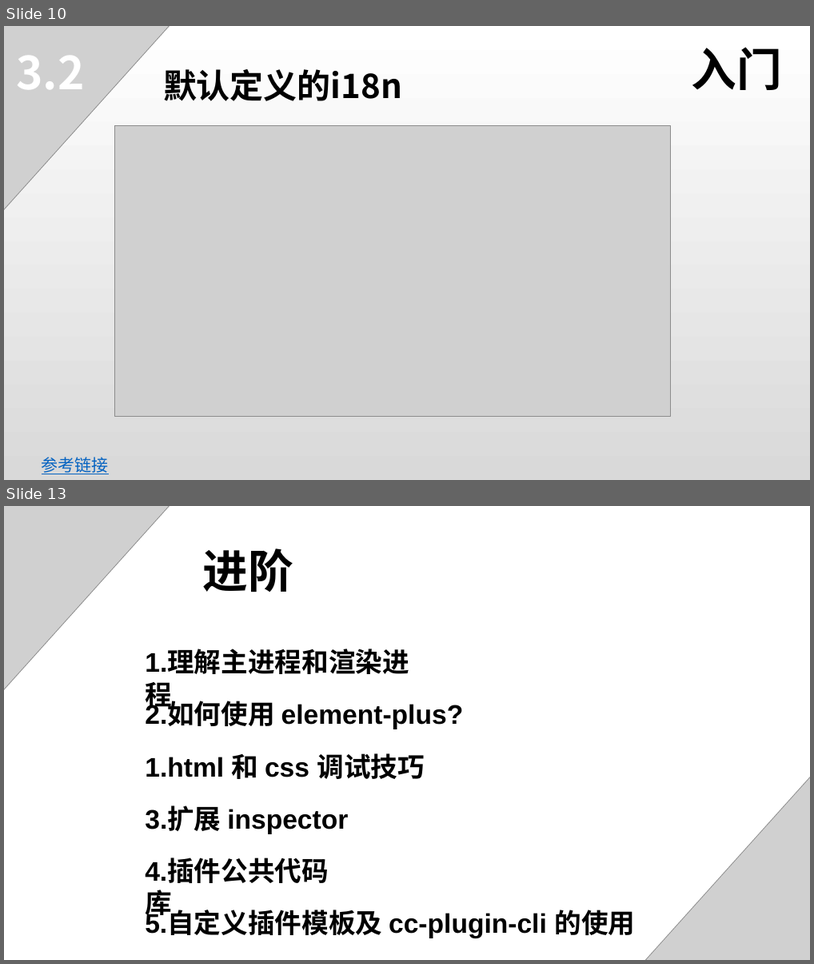
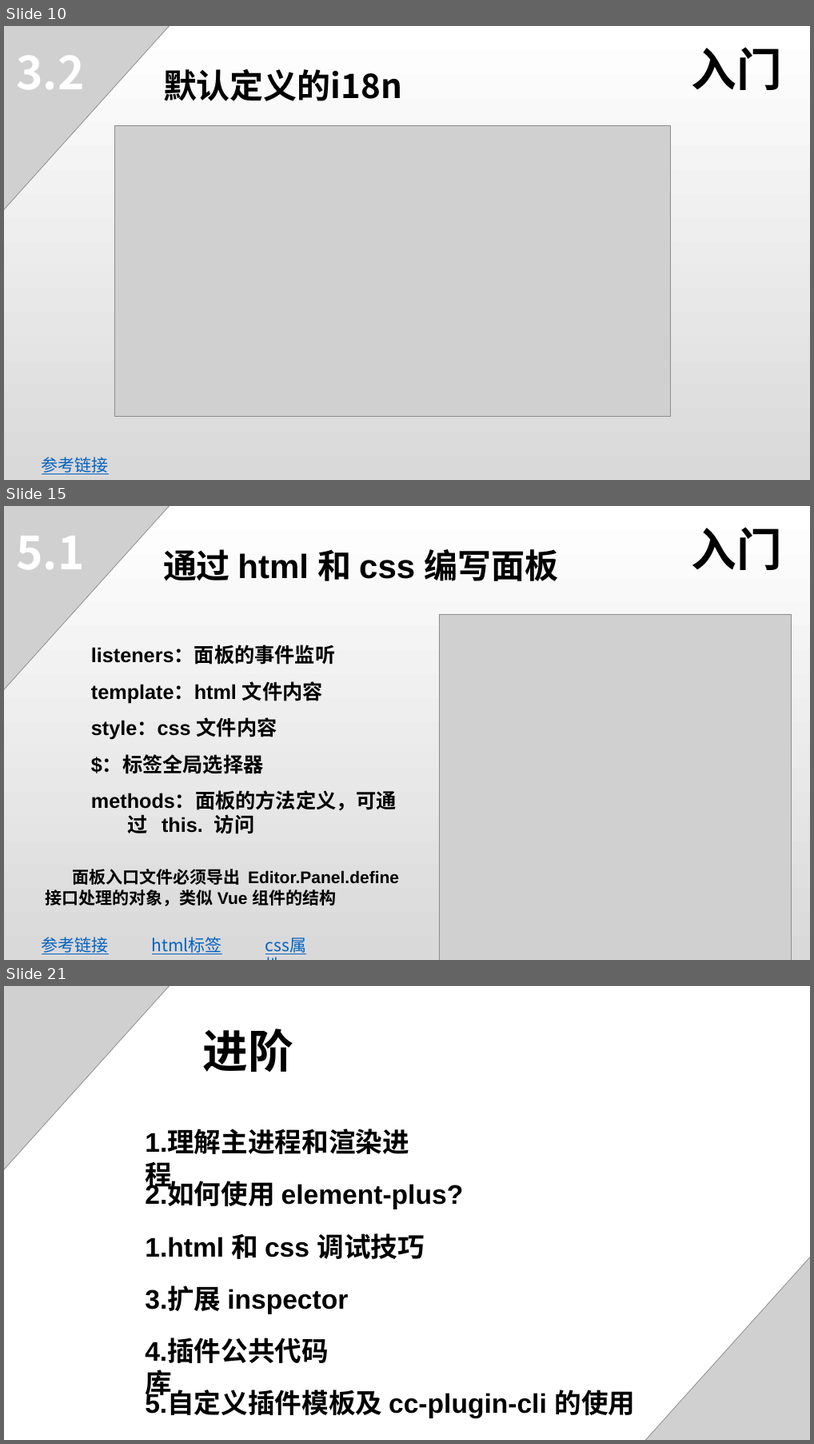
Before and after one commit to 1226085293/PPT_DEMO, a slide deck: doc/3.x插件开发.pptx. Shown one above the other, each under a label of ours: slides 10 and 13 before the commit, slides 10, 15 and 21 after it; the slides between them are not shown. The pictures are 814x964 and 814x1444 pixels, drawn with LibreOffice and Linux fonts; fonts in the diff are those of the drawing; grey boxes stand for pictures. Boxes give left, top, right and bottom in pixels: in the first picture for what was removed or moved away, otherwise in the second. Text is boxed around its words. In the diff, an @@ line names an element or a change of style, - is before the commit and + after.

Commit message:
# 更新插件 # 更新PPT内容

```diff
--- a/doc/3.x插件开发.pptx
+++ b/doc/3.x插件开发.pptx
@@ slide 15 added at [4,506,810,960], background gradient #FFFFFF to #D9D9D9 @@
@@ picture added at [4,506,218,744] @@
@@ text added at [691,527,782,570], 54 pt, text #000000, bold @@
+入门
@@ text added at [16,536,84,569], 54 pt, text #FFFFFF, bold @@
+5.1
@@ text added at [163,549,559,581], 40 pt, text #000000, bold @@
+通过 html 和 css 编写面板
@@ picture added at [439,615,792,960] @@
@@ text added at [91,646,335,664], 24 pt, text #000000, bold @@
+listeners：面板的事件监听
@@ text added at [91,681,323,703], 24 pt, text #000000, bold @@
+template：html 文件内容
@@ text added at [91,717,278,740], 24 pt, text #000000, bold @@
+style：css 文件内容
@@ text added at [91,755,264,773], 24 pt, text #000000, bold @@
+$：标签全局选择器
@@ text added at [91,792,397,834], 24 pt, text #000000, bold @@
+methods：面板的方法定义，可通
+过 this. 访问
@@ text added at [46,868,399,906], 20 pt, text #000000, bold @@
+面板入口文件必须导出 Editor.Panel.define
+接口处理的对象，类似 Vue 组件的结构
@@ text added at [42,936,109,954], 20 pt, text #0563C1, underline @@
+参考链接
@@ text added at [152,936,222,954], 20 pt, text #0563C1, underline @@
+html标签
@@ text added at [259,932,329,958], 20 pt, text #0563C1, underline @@
+css属性
@@ what was slide 13 is now slide 21 @@
```
Also in this commit, not shown: 4 slides changed, 7 other slides added, 34 other files.
